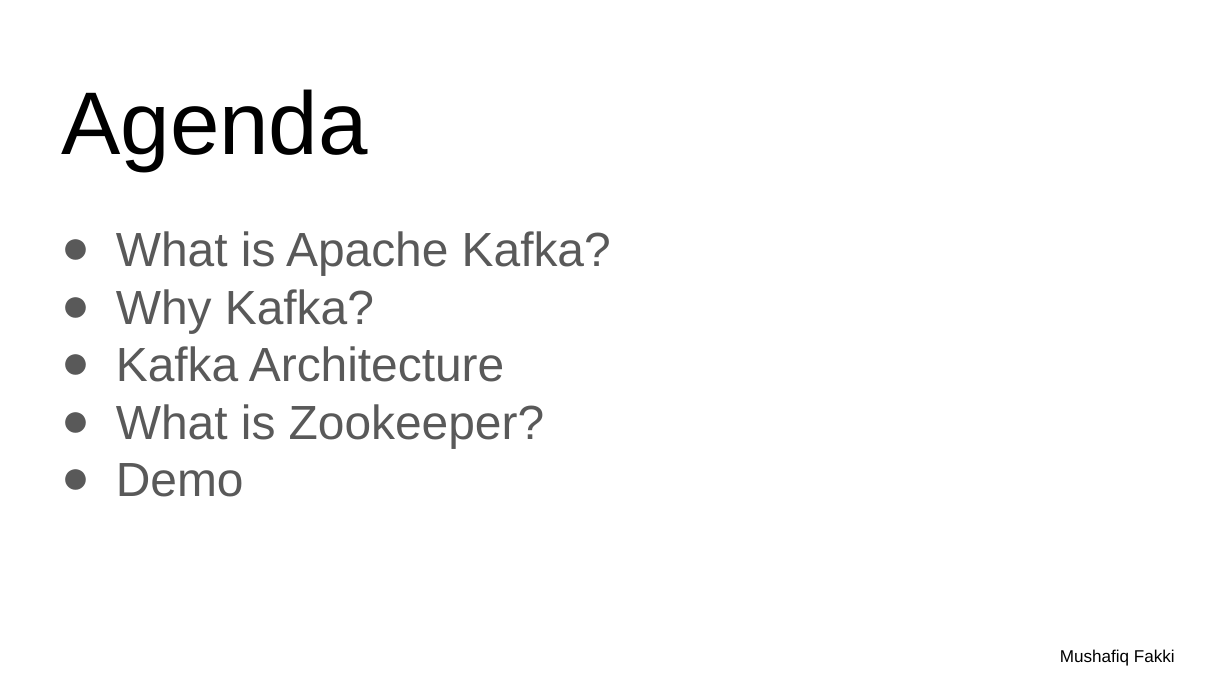
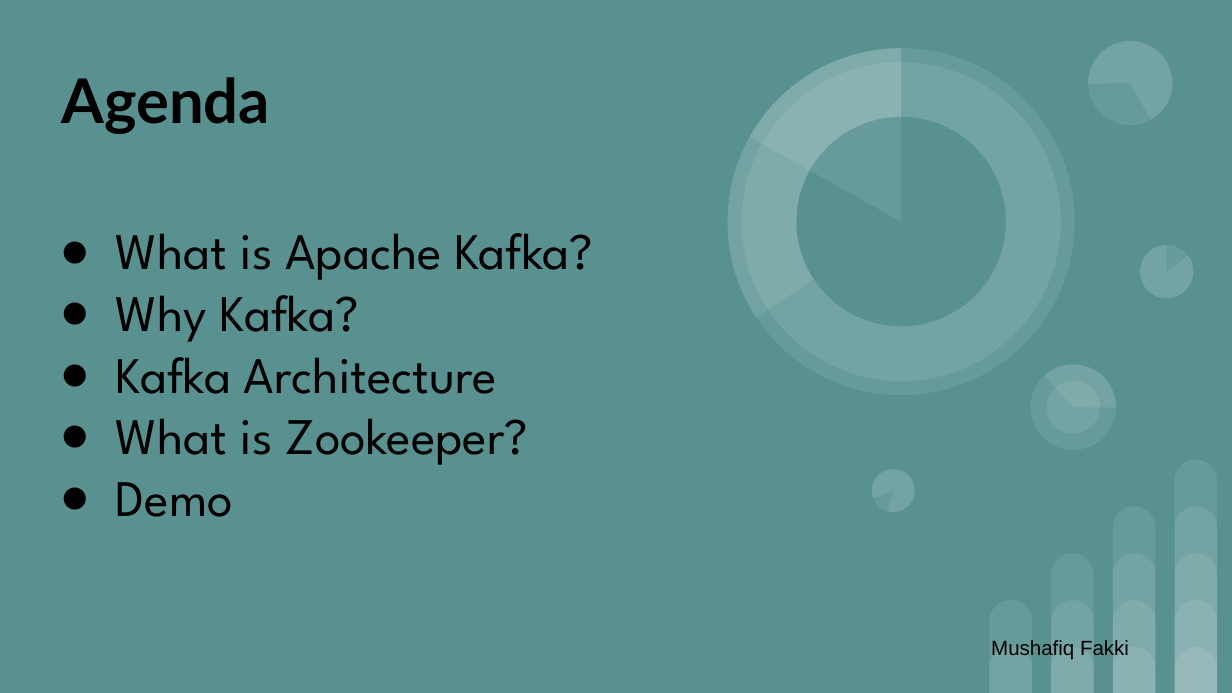
Before and after one commit to AnkitPrakash687/kafka-group06, a slide deck: slide 3 of docs/Group 6 Kafka.pptx. Drawn at 1232x693 pixels with LibreOffice and Linux fonts; fonts in the diff are those of the drawing. Boxes give left, top, right and bottom in pixels: in the first picture for what was removed or moved away, otherwise in the second. Text is boxed around its words. In the diff, an @@ line names an element or a change of style, - is before the commit and + after.

```diff
--- a/docs/Group 6 Kafka.pptx
+++ b/docs/Group 6 Kafka.pptx
@@ background #FFFFFF to #599191 @@
@@ title "Agenda" at (62,77,271,134): size 52 to 36 pt, font Arial to Lato, bold on; vertical alignment bottom to middle @@
@@ subtitle "What is Apache Kafka?" at (116,233,594,517): size 28 to 30 pt, font Arial to League Spartan, text colour #595959 to #000000; indent changed; bullet colour #595959 to #000000 @@
@@ group added at (680,0,1193,518): 8 ellipses, 6 pie slice (boxed as its full ellipse)s @@
@@ text "Mushafiq Fakki": place and size @@
-text "Mushafiq Fakki" at (1060,649,1175,666)
+text "Mushafiq Fakki" at (991,640,1129,660)
@@ text "Mushafiq Fakki" at (991,640,1129,660): size 10 to 12 pt @@
@@ group added at (989,460,1217,692): 14 round same rects @@
```
Also in this commit, not shown: 14 other slides changed, 5 slides added, 2 slides removed.
